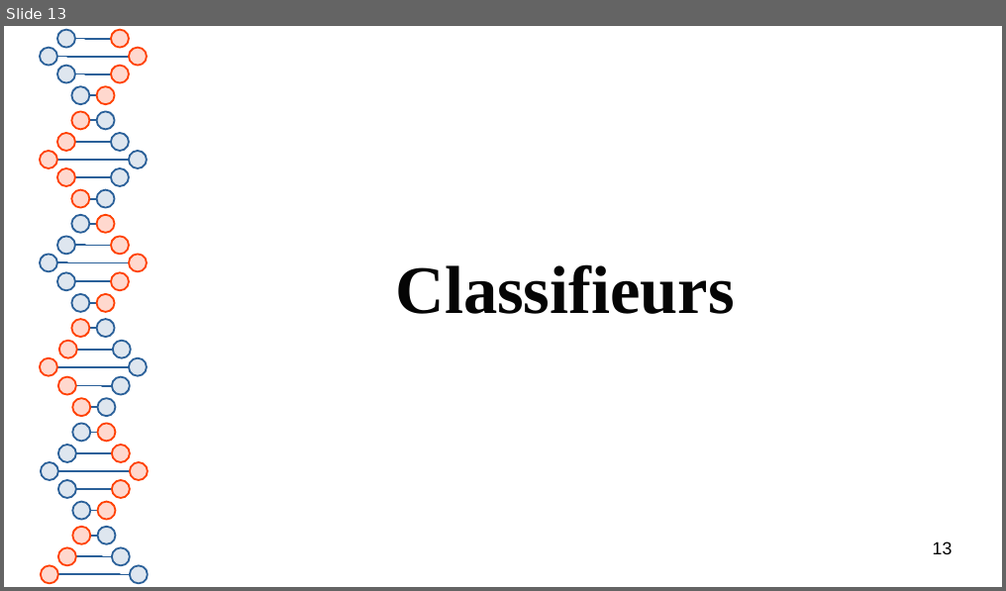
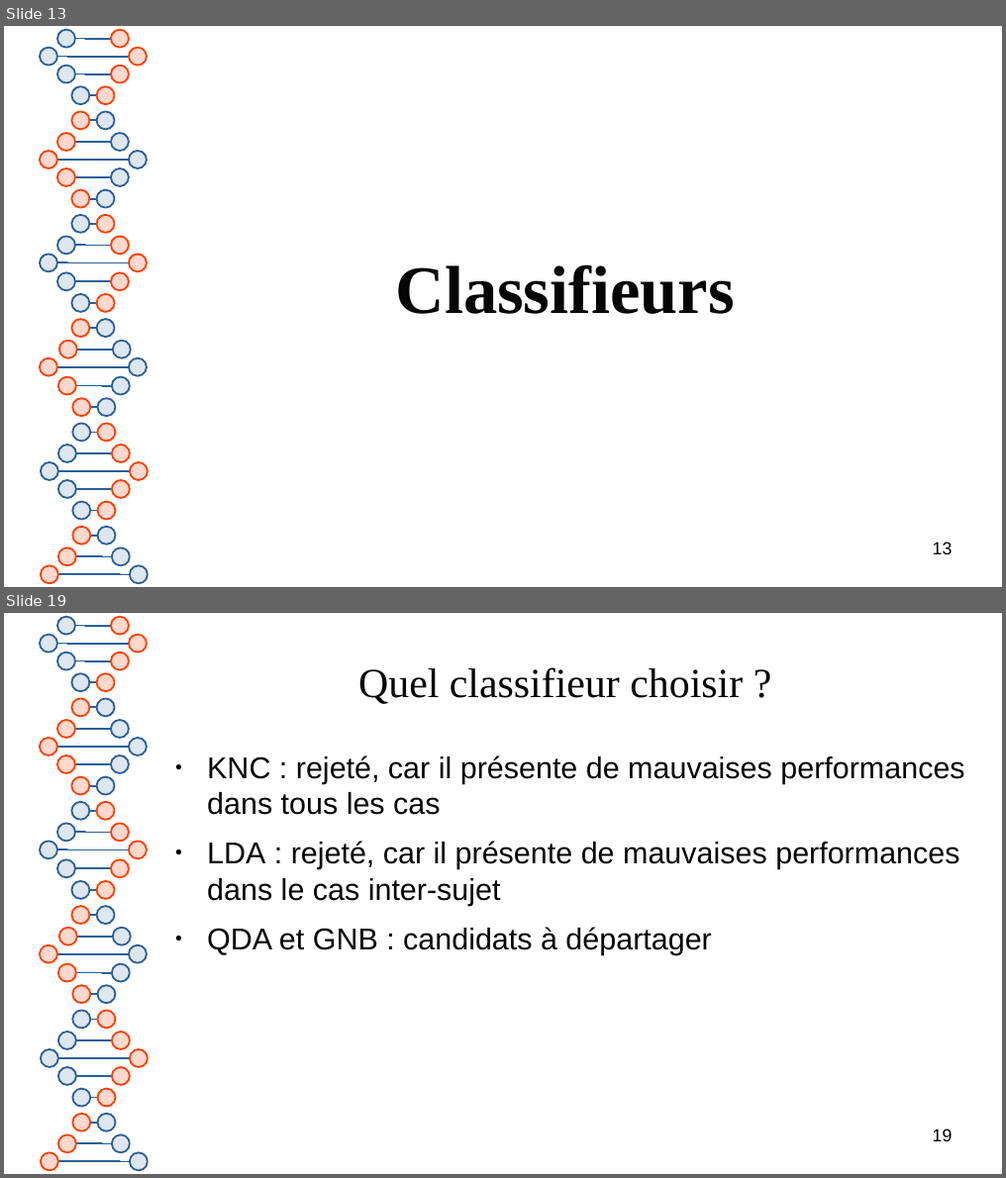
Before and after one commit to Polytech-E2I/data-processing, a slide deck: Projet1/report.odp. Shown one above the other, each under a label of ours: slide 13 before the commit, slides 13 and 19 after it; the slides between them are not shown. The pictures are 1006x591 and 1006x1178 pixels, drawn with LibreOffice and Linux fonts; fonts in the diff are those of the drawing. Boxes give left, top, right and bottom in pixels: in the first picture for what was removed or moved away, otherwise in the second. Text is boxed around its words. In the diff, an @@ line names an element or a change of style, - is before the commit and + after.

```diff
--- a/Projet1/report.odp
+++ b/Projet1/report.odp
@@ slide 19 added at (4, 613, 1002, 1174), background #FFFFFF; not listed: 81 template elements that a slide beside it also shows @@
@@ title added at (358, 667, 743, 704), 33 pt, text #050505 @@
+Quel classifieur choisir ?
@@ text added at (207, 756, 964, 956), 24 pt, text #050505 @@
+● KNC : rejeté, car il présente de mauvaises performances dans tous les cas
+● LDA : rejeté, car il présente de mauvaises performances dans le cas inter-sujet
+● QDA et GNB : candidats à départager
@@ page number added at (933, 1129, 952, 1142), 14 pt, text #000000 @@
+19
```
Also in this commit, not shown: 2 slides changed, 5 other slides added, 3 other files.
